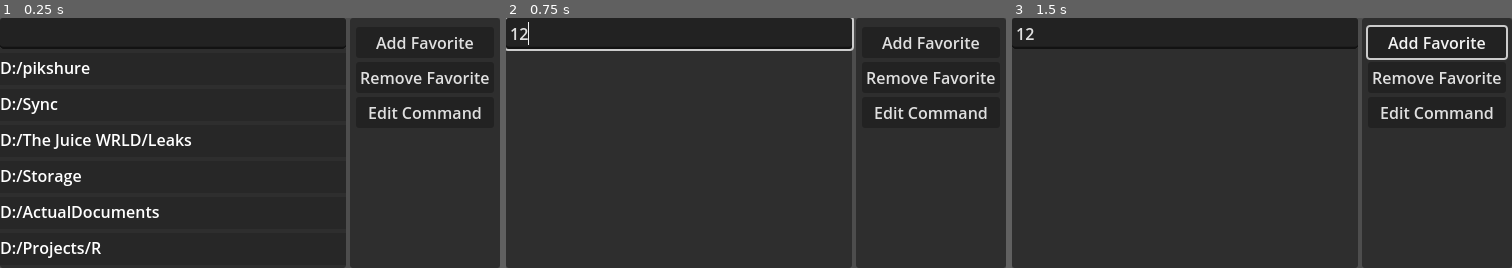
Above: before the commit, frames 1-3 (left to right).
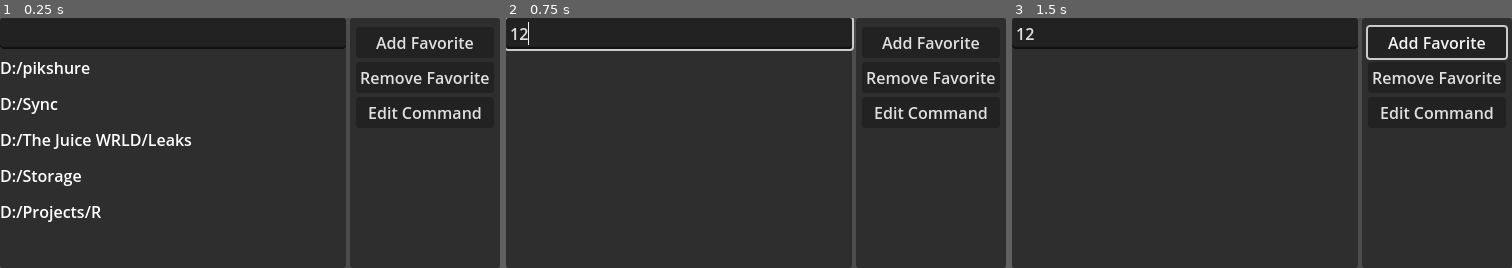
Above: after the commit, the same moments.

Repository: kevinmccall/GodotFileManager
Game: Godot game, scene res://Main.tscn
Two runs of this game, one before a commit and one after it. Both use one fixed random seed, a clock stepped at 60 frames per second and the inputs below.
Inputs (mouse positions are in pixels of both pictures, inside the frame that each line leads up to):
- Up to frame 1 (0.25 s): no input
- Up to frame 2 (0.75 s): click (681, 33) at 0.52 s; type "12" at 0.6 s
- Up to frame 3 (1.5 s): click "Add Favorite" at 1.25 s

The runs differ from the first frame. In frame 1, 1.2% of the frame differs, in the area x 0-32%, y 75-96%; in frame 2, nothing differs; in frame 3, nothing differs.

Commit message:
about to rework all code

Diff:
--- a/FavoritesLoader.gd
+++ b/FavoritesLoader.gd
@@ -3,15 +3,15 @@
 
 @export var filepath : String
 
-var valid = false
+var valid: bool = false
 
-func set_filepath(path):
+func set_filepath(path: String) -> void:
 	if not FileAccess.file_exists(path):
 		printerr("Favorite File Loader file not valid")
 		return
 	filepath = path
 
-func load_filepaths():
+func load_filepaths() -> Array:
 	var file = FileAccess.open(filepath, FileAccess.READ)
 	var json = JSON.new()
 	var err = json.parse(file.get_as_text())
@@ -20,3 +20,4 @@
 		return data
 	else:
 		printerr("FavoriteFileLoader: Unable to load JSON file")
+		return []
--- /dev/null
+++ b/GodotFeatureTests/TestingProjectSettingsGlobalizePath.gd
@@ -0,0 +1,17 @@
+extends Node
+
+const PATH = "res://favorite_files.json"
+
+
+
+# Called when the node enters the scene tree for the first time.
+func _ready():
+	var loader : FileFavoritesLoader = $Loader
+	loader.set_filepath(PATH)
+	var saved_paths = loader.load_filepaths()
+	print("PATHS BEFORE")
+	for path in saved_paths:
+		print(path)
+	print("PATHS AFTER GLOBILAZATION")
+	for path in saved_paths:
+		print(ProjectSettings.globalize_path(path))
--- /dev/null
+++ b/GodotFeatureTests/TestingProjectSettingsGlobalizePath.tscn
@@ -0,0 +1,10 @@
+[gd_scene load_steps=3 format=3 uid="uid://ccl11w3q6skck"]
+
+[ext_resource type="Script" path="res://GodotFeatureTests/TestingProjectSettingsGlobalizePath.gd" id="1_adlpr"]
+[ext_resource type="Script" path="res://FavoritesLoader.gd" id="2_075pi"]
+
+[node name="TestingProjectSettingsGlobalizePath" type="Node"]
+script = ExtResource("1_adlpr")
+
+[node name="Loader" type="Node" parent="."]
+script = ExtResource("2_075pi")
--- a/Main.gd
+++ b/Main.gd
@@ -7,7 +7,7 @@
 @onready var loader = $DisplayLoader
 @onready var display_creator = $DisplayCreator
 @onready var selection_manager = $SelectionManager
-@onready var display_holder = $HBoxContainer/Panel/VBoxContainer/DisplayHolder
+@onready var display_holder = $HBoxContainer/Panel/VBoxContainer/ScrollContainer/DisplayHolder
 @onready var edit_command_popup = $EditCommandPopup
 
 
@@ -23,15 +23,13 @@
 		return
 	if event.is_action_pressed("ui_down"):
 		select_next()
-		print('down')
 	elif event.is_action_pressed("ui_up"):
 		select_previous()
-		print('up')
 
-#func _process(delta):
-#	var selected = selection_manager.get_selected_display()
-#	if selected:
-#		print(selected.get_file_path())
+func _process(delta):
+	var selected = selection_manager.get_selected_display()
+	if selected:
+		print(selected.get_file_path())
 
 func load_favorites():
 	var file_paths = loader.load_filepaths()
@@ -67,8 +65,14 @@
 
 func run_command():
 	var display = selection_manager.get_selected_display()
-	var new_args = [display.get_file_path()]
+	var filepath = display.get_file_path()
+	if OS.get_name() == 'Windows':
+		filepath = make_windows_path(filepath)
+	var new_args = [filepath]
 	command_runner.run_command(new_args)
+
+func make_windows_path(path : String):
+	return path.replace("/", "\\")
 
 func _on_AddFavoriteDialogue_file_selected(path):
 	add_favorite(path)
--- a/Main.tscn
+++ b/Main.tscn
@@ -52,7 +52,11 @@
 [node name="FileSearchEdit" type="LineEdit" parent="HBoxContainer/Panel/VBoxContainer"]
 layout_mode = 2
 
-[node name="DisplayHolder" type="VBoxContainer" parent="HBoxContainer/Panel/VBoxContainer"]
+[node name="ScrollContainer" type="ScrollContainer" parent="HBoxContainer/Panel/VBoxContainer"]
+layout_mode = 2
+size_flags_vertical = 3
+
+[node name="DisplayHolder" type="VBoxContainer" parent="HBoxContainer/Panel/VBoxContainer/ScrollContainer"]
 layout_mode = 2
 size_flags_vertical = 3
 script = ExtResource("2_stkja")
--- a/favorite_files.json
+++ b/favorite_files.json
@@ -1 +1 @@
-["D:/pikshure","D:/Sync","D:/The Juice WRLD/Leaks","D:/Storage","D:/ActualDocuments","D:/Projects/R"]
+["D:/pikshure","D:/Sync","D:/The Juice WRLD/Leaks","D:/Storage","D:/Projects/R"]
